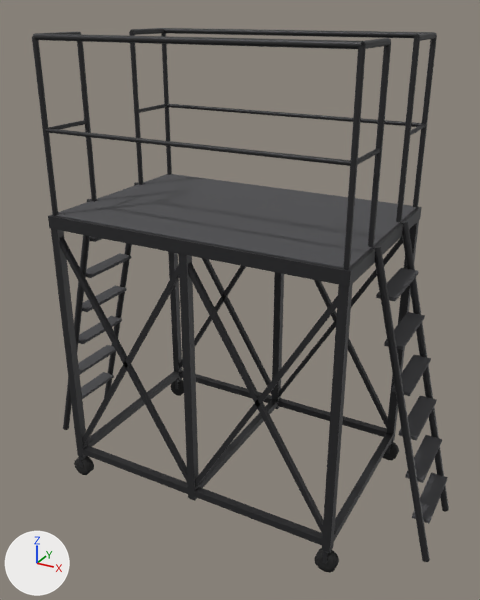
One commit to the glTF model apps/desktop/src/view3d/assets/pit/podium-rolling-6ft-black.glb: the scene before it, then after it.
The view is the same before and after, from a 50 mm lens placed at (1.83, -3.32, 2.92), pointed at (0.03, -0.04, 1.28). Lighting does not change. The marker at lower left points along +X, +Y and +Z. The first picture is the older version. Where no turn or scale is listed for an object, it has been applied to the vertices. Vertices at exactly the same position are counted once.

Objects in the first picture: 'powder-black', 'rubber', 'tread' and 1 more.
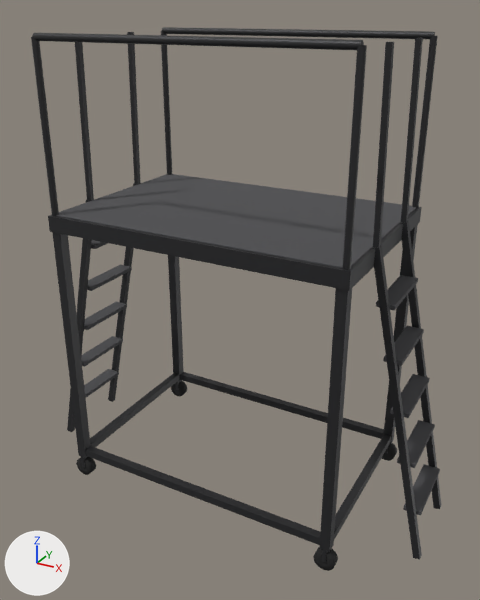
Where the change shows, as pixel boxes [x1, y1, x2, y2] in the pictures (480 x 600 px; the box of a moved part takes in the faces that stretch with it):
'powder-black', reshaped
    before: [32, 28, 449, 562]
    after: [31, 27, 441, 559]
'tread', reshaped
    before: [56, 174, 448, 524]
    after: [56, 174, 440, 516]
part 1 of me_powder_black, moved or reshaped
    before: [51, 229, 87, 458]
    after: [52, 232, 91, 458]
part 2 of me_powder_black, moved or reshaped
    before: [168, 252, 182, 380]
    after: [168, 255, 184, 382]
part 3 of me_powder_black, moved or reshaped
    before: [322, 284, 353, 553]
    after: [319, 288, 352, 552]
part 4 of me_powder_black, moved or reshaped
    before: [386, 221, 419, 443]
    after: [383, 224, 418, 444]
part 5 of me_powder_black, moved or reshaped
    before: [87, 371, 179, 447]
    after: [90, 373, 179, 447]
part 6 of me_powder_black, moved or reshaped
    before: [334, 433, 393, 541]
    after: [334, 434, 391, 540]
part 7 of me_powder_black, deleted
    before: [46, 104, 426, 501]
part 8 of me_powder_black, reshaped
    before: [33, 28, 449, 562]
    after: [33, 27, 441, 559]
part 9 of me_tread, added
    after: [84, 369, 119, 398]
part 10 of me_tread, added
    after: [81, 336, 123, 367]
part 11 of me_tread, added
    after: [84, 301, 127, 330]
part 12 of me_tread, added
    after: [87, 264, 132, 291]
part 13 of me_tread, added
    after: [91, 240, 108, 249]
part 14 of me_tread, added
    after: [403, 464, 440, 516]
part 15 of me_tread, added
    after: [397, 420, 435, 468]
part 16 of me_tread, added
    after: [390, 374, 430, 418]
part 17 of me_tread, added
    after: [383, 326, 424, 366]
part 18 of me_tread, added
    after: [376, 275, 418, 310]
part 19 of me_tread, deleted
    before: [75, 236, 448, 524]

Diff of the bpy script that builds the scene:
```diff
--- a/apps/desktop/src/view3d/assets/pit/podium-rolling-6ft-black.glb.py
+++ b/apps/desktop/src/view3d/assets/pit/podium-rolling-6ft-black.glb.py
@@ me_powder_black @@
 # used by ob_powder_black; location = (0.0, 0.0, 0.0)
-me_powder_black.from_pydata(...)  # 504 vertices, 912 faces; spans x -1.39..1.39, y -0.61..0.61, z -0.01..2.79
+me_powder_black.from_pydata(...)  # 224 vertices, 372 faces; spans x -1.33..1.33, y -0.61..0.61, z 0.0..2.8
+# me_powder_black part 1: the loose piece of 8 vertices spanning x -0.91..-0.86, y -0.6..-0.55, z 0.15..1.75 is moved by (0.01, 0.01, -0.01)
+# me_powder_black part 2: the loose piece of 8 vertices spanning x -0.91..-0.86, y 0.55..0.6, z 0.15..1.75 is moved by (0.01, -0.01, -0.01)
+# me_powder_black part 3: the loose piece of 8 vertices spanning x 0.86..0.91, y -0.6..-0.55, z 0.15..1.75 is moved by (-0.01, 0.01, -0.01)
+# me_powder_black part 4: the loose piece of 8 vertices spanning x 0.86..0.91, y 0.55..0.6, z 0.15..1.75 is moved by (-0.01, -0.01, -0.01)
+# me_powder_black part 5: the loose piece of 8 vertices spanning x -0.91..-0.86, y -0.58..0.58, z 0.18..0.22 is moved by (0.01, 0.0, -0.01)
+# me_powder_black part 6: the loose piece of 8 vertices spanning x 0.86..0.91, y -0.58..0.58, z 0.18..0.22 is moved by (-0.01, 0.0, -0.01)
+# me_powder_black part 7: 9 loose pieces with 144 vertices, spanning x -0.9..0.9, y -0.6..0.6, z 0.15..2.32, are deleted
+# me_powder_black part 8: 12 vertices moved from x -1.36..1.36, y -0.61..0.61, z 0.0..1.75 to x -1.29..1.29, y -0.61..0.61, z 0.0..1.73; 200 vertices removed from x -1.39..1.39, y -0.6..0.6, z -0.01..2.79; 64 vertices added at x -1.33..1.33, y -0.59..0.59, z 0.0..2.8
 me_powder_black.materials.append(mat_powder_black)
@@ me_tread @@
 # used by ob_tread; location = (0.0, 0.0, 0.0)
-me_tread.from_pydata(...)  # 104 vertices, 156 faces; spans x -1.35..1.35, y -0.59..0.59, z 0.24..1.83
+me_tread.from_pydata(...)  # 88 vertices, 132 faces; spans x -1.3..1.3, y -0.59..0.59, z 0.28..1.83
+# me_tread part 9: a new loose piece, a box spanning x -1.298..-1.198, y -0.22..0.22, z 0.28..0.305, in mat_tread (dark grey #4b4b4d)
+# me_tread part 10: a new loose piece, a box spanning x -1.231..-1.131, y -0.22..0.22, z 0.585..0.61, in mat_tread (dark grey #4b4b4d)
+# me_tread part 11: a new loose piece, a box spanning x -1.164..-1.064, y -0.22..0.22, z 0.889..0.914, in mat_tread (dark grey #4b4b4d)
+# me_tread part 12: a new loose piece, a box spanning x -1.098..-0.998, y -0.22..0.22, z 1.194..1.219, in mat_tread (dark grey #4b4b4d)
+# me_tread part 13: a new loose piece, a box spanning x -1.031..-0.931, y -0.22..0.22, z 1.499..1.524, in mat_tread (dark grey #4b4b4d)
+# me_tread part 14: a new loose piece, a box spanning x 1.198..1.298, y -0.22..0.22, z 0.28..0.305, in mat_tread (dark grey #4b4b4d)
+# me_tread part 15: a new loose piece, a box spanning x 1.131..1.231, y -0.22..0.22, z 0.585..0.61, in mat_tread (dark grey #4b4b4d)
+# me_tread part 16: a new loose piece, a box spanning x 1.064..1.164, y -0.22..0.22, z 0.889..0.914, in mat_tread (dark grey #4b4b4d)
+# me_tread part 17: a new loose piece, a box spanning x 0.998..1.098, y -0.22..0.22, z 1.194..1.219, in mat_tread (dark grey #4b4b4d)
+# me_tread part 18: a new loose piece, a box spanning x 0.931..1.031, y -0.22..0.22, z 1.499..1.524, in mat_tread (dark grey #4b4b4d)
+# me_tread part 19: 12 loose pieces with 96 vertices, spanning x -1.35..1.35, y -0.22..0.22, z 0.24..1.57, are deleted
 me_tread.materials.append(mat_tread)
```
